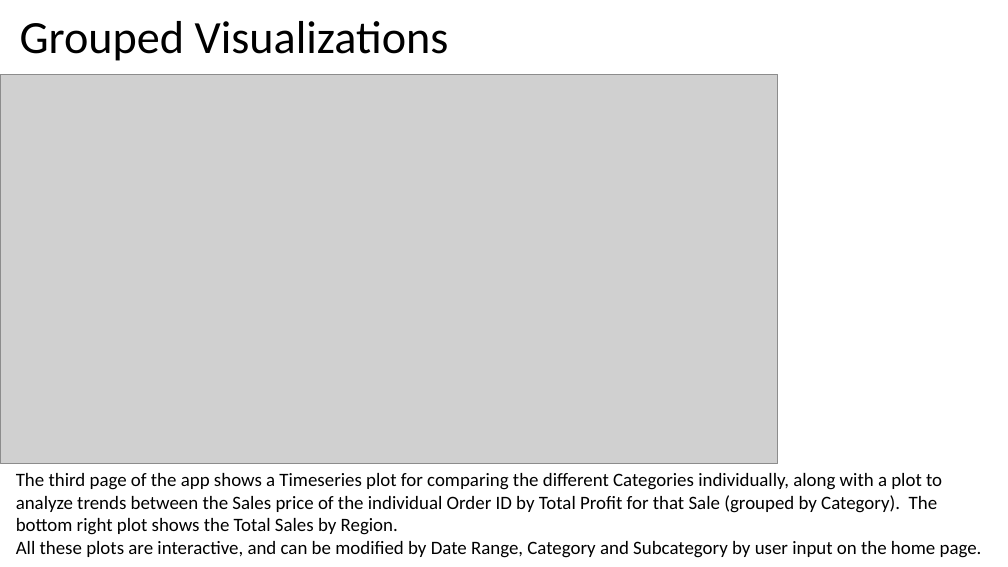
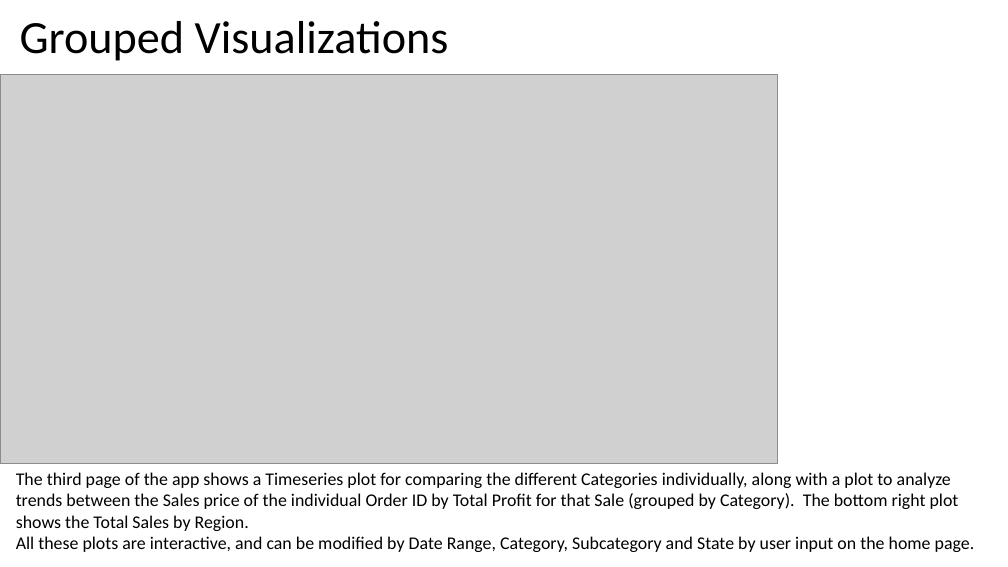
Before and after one commit to ckeller232/ShinyApp-DataVisualization, a slide deck: slide 7 of Superstore Sales Analysis.pptx. Drawn at 1008x567 pixels with LibreOffice and Linux fonts; fonts in the diff are those of the drawing; grey boxes stand for pictures. Boxes give left, top, right and bottom in pixels: in the first picture for what was removed or moved away, otherwise in the second. Text is boxed around its words. In the diff, an @@ line names an element or a change of style, - is before the commit and + after.

Commit message:
Updated app
Updated the app to add a button to filter by State

```diff
--- a/Superstore Sales Analysis.pptx
+++ b/Superstore Sales Analysis.pptx
@@ text at [16, 472, 959, 531]: size 18 to 17 pt in "The third page of the app shows ..." @@
@@ text at [16, 536, 975, 552]: text changed; size 18 to 17 pt @@
-All these plots are interactive, and can be modified by Date Range, Category and Subcategory by user input on the home page.
+All these plots are interactive, and can be modified by Date Range, Category, Subcategory and State by user input on the home page.
```
Also in this commit, not shown: 5 other slides changed, 1 other file.
